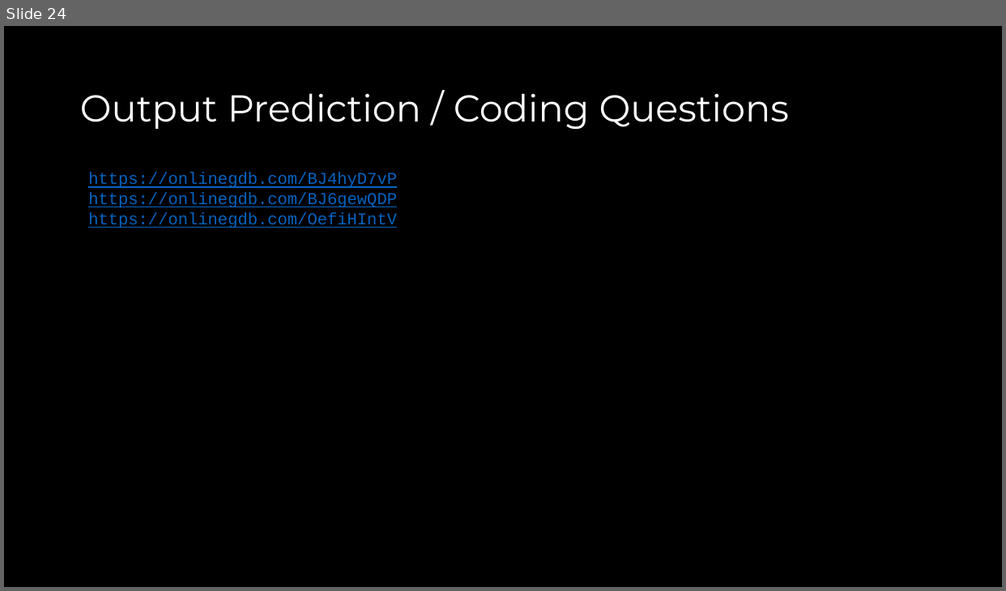
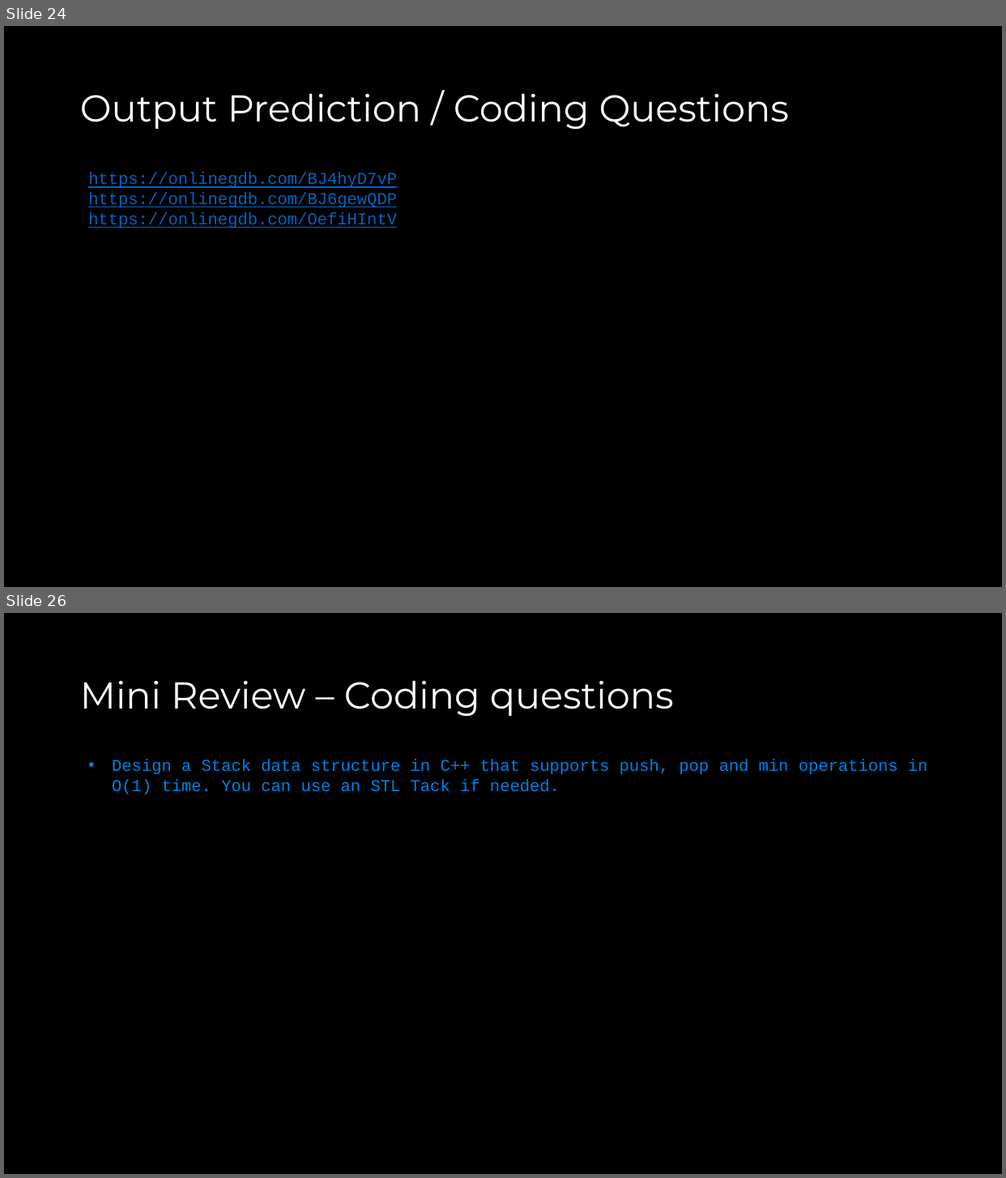
Before and after one commit to COP3530/Instructional-Content, a slide deck: Slides/Slides-PPT/Exam 1 - Review A.pptx. Shown one above the other, each under a label of ours: slide 24 before the commit, slides 24 and 26 after it; the slides between them are not shown. The pictures are 1006x591 and 1006x1178 pixels, drawn with LibreOffice and Linux fonts; fonts in the diff are those of the drawing. Boxes give left, top, right and bottom in pixels: in the first picture for what was removed or moved away, otherwise in the second. Text is boxed around its words. In the diff, an @@ line names an element or a change of style, - is before the commit and + after.

Commit message:
exam review updated

```diff
--- a/Slides/Slides-PPT/Exam 1 - Review A.pptx
+++ b/Slides/Slides-PPT/Exam 1 - Review A.pptx
@@ slide 26 added at <box>4,613,1002,1174</box>, background #000000 @@
@@ title added at <box>80,680,674,717</box>, 36 pt, text #FFFFFF @@
+Mini Review – Coding questions
@@ text added at <box>112,760,928,795</box>, 16 pt, text #0081E2 @@
+• Design a Stack data structure in C++ that supports push, pop and min operations in O(1) time. You can use an STL Tack if needed.
```
Also in this commit, not shown: 2 slides changed, 3 other slides added, 1 slide removed.
